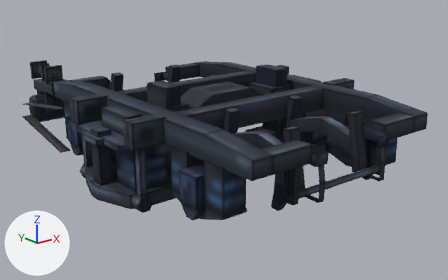
Renders of the OBJ model src/generated/resources/assets/kuayue/models/block/bogey/tkz2/tkz2_motor_frame.obj from each side of a commit.
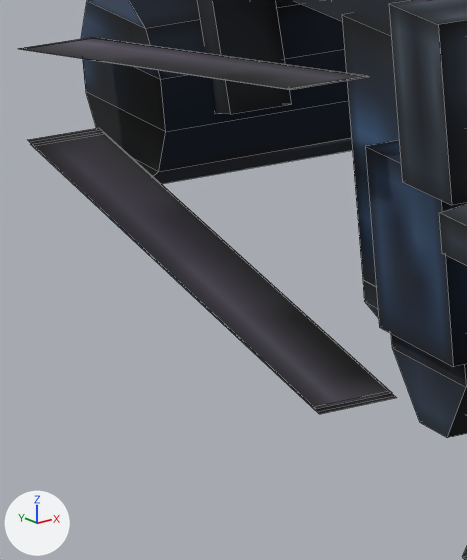
Each version is shown whole from a 50 mm lens placed at (-3.591, -4.534, 2.307), pointed at (0.102, 0.083, 0.46), then close up on the part from 4% to 18% of the width and 35% to 61% of the height. The axes (+X, +Y, +Z) are drawn at lower left. The lights are the same throughout. The close-ups show mesh edges as thin lines. Where no turn or scale is listed for an object, it has been applied to the vertices. Vertices at the same position are counted once.

In view in the first close-up: '发电机'.
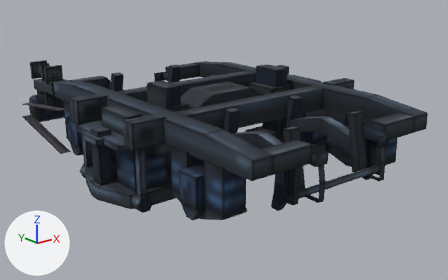
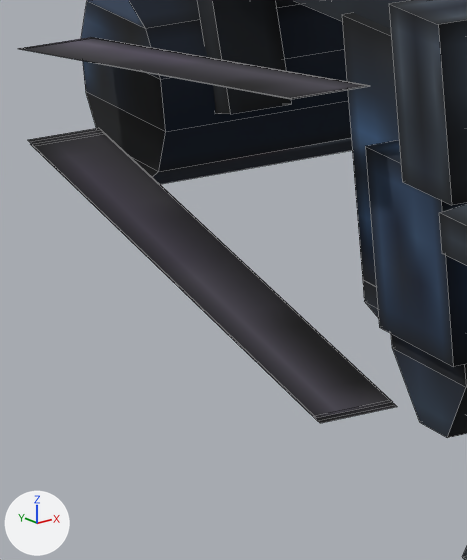
Boxes (x1, y1, x2, y2) around the edits, measured in the close-ups (467 x 560 px; the box of a moved part takes in the faces that stretch with it):
part 1 of me_发电机, moved or reshaped
    before: (18, 37, 369, 90)
    after: (18, 37, 369, 99)
part 2 of me_发电机, cut back
    before: (30, 130, 396, 414)
    after: (30, 130, 397, 423)

The change, as a list of edits to the scene's bpy script:
```text
Change me_发电机:
    used by ob_发电机; location = (0.0, 0.0, 0.0)
    verts and faces of me_发电机; kept vertices keep their numbers, new ones are numbered from 1170
    before: 84 (-1.22, 1.02, 0.8) at pixel (290, 89), 85 (-1.11, 1.02, 0.8) at pixel (369, 76), 87 (-1.22, 1.03, 0.8) at pixel (287, 88), 88 (-1.11, 1.03, 0.8) at pixel (366, 75), 106 (-1.21, 1.03, 0.79) at pixel (288, 89)
    before: 107 (-1.11, 1.03, 0.79) at pixel (366, 75), 110 (-1.21, 1.02, 0.8) at pixel (291, 89), 113 (-1.11, 1.02, 0.8) at pixel (369, 76)
    before: 90 (-1.22, 1.03, 0.36) at pixel (312, 406), 91 (-1.11, 1.03, 0.36) at pixel (389, 390), 92 (-1.22, 1.97, 0.53) at pixel (27, 139), 94 (-1.22, 1.03, 0.36) at pixel (315, 408), 95 (-1.22, 1.97, 0.53) at pixel (29, 141)
    before: 97 (-1.11, 1.03, 0.36) at pixel (392, 392), 98 (-1.22, 1.95, 0.52) at pixel (32, 146), 100 (-1.22, 1.01, 0.36) at pixel (319, 414), 101 (-1.11, 1.01, 0.36) at pixel (396, 397), 102 (-1.22, 1.96, 0.52) at pixel (30, 144)
    before: 103 (-1.22, 1.02, 0.36) at pixel (316, 411), 104 (-1.11, 1.02, 0.36) at pixel (393, 395)
    remove me_发电机.from_pydata(...)  # 1170 vertices, 848 faces; spans x -1.39..1.39, y -1.65..2.16, z 0.25..1.14
    add me_发电机.from_pydata(...)  # 1170 vertices, 846 faces; spans x -1.39..1.39, y -1.65..2.16, z 0.25..1.14
    me_发电机 part 1
    add for i in [84, 85, 87, 88, 110, 113]: verts[i] += (0.0, 0.0, -0.02)
    add verts[106] = (-1.21, 1.03, 0.78)  # moved, pixel (289, 98)
    add verts[107] = (-1.11, 1.03, 0.78)  # moved, pixel (367, 85)
    me_发电机 part 2
    add delete_vertices([90, 100])  # with the faces that use them
    add for i in [91, 94, 97, 101, 103, 104]: verts[i] += (0.0, 0.0, -0.01)
    add verts[1170] = (-1.22, 1.03, 0.35)  # pixel (313, 415)
    add verts[1171] = (-1.22, 1.01, 0.35)  # pixel (320, 423)
    add faces += [(91, 97, 94, 1170), (101, 1171, 103, 104)]  # mat_m_1b75573a_ee73_5246_37a7_23010d3a3f5d (picture img_tkz2_motor)
```
